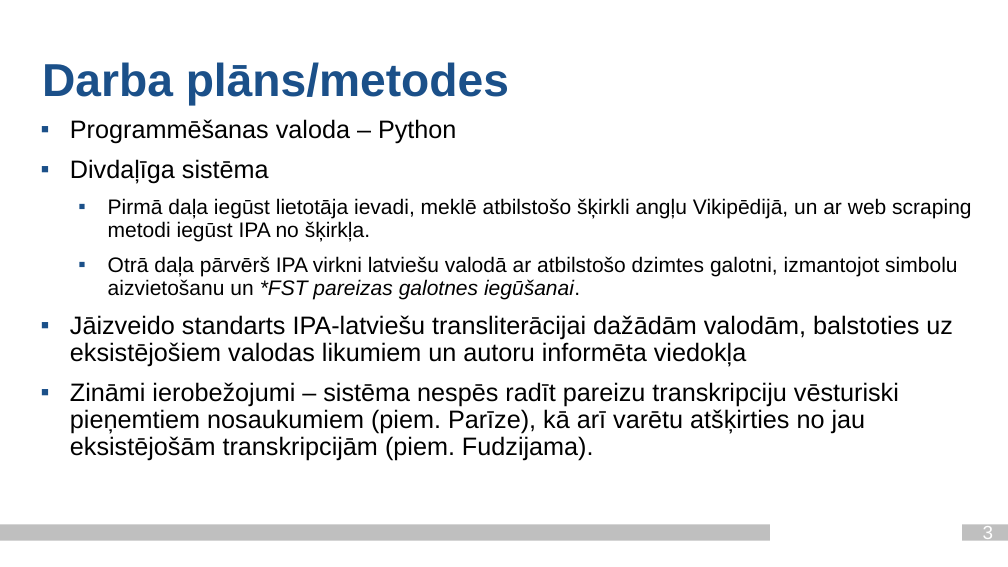
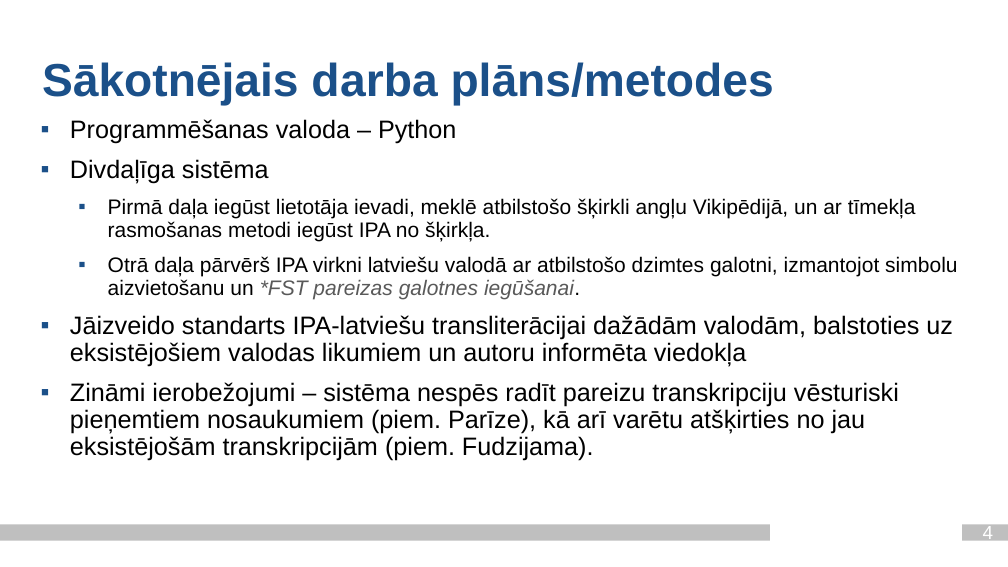
Before and after one commit to Paddlebear/valteh-ipa-translit, a slide deck: slide 4 of docs/valodasprez_2_ag21201_je21033.pptx (slide 3 before the commit). Drawn at 1008x567 pixels with LibreOffice and Linux fonts; fonts in the diff are those of the drawing; background and template pictures are left out. Boxes give left, top, right and bottom in pixels: in the first picture for what was removed or moved away, otherwise in the second. Text is boxed around its words. In the diff, an @@ line names an element or a change of style, - is before the commit and + after.

```diff
--- a/docs/valodasprez_2_ag21201_je21033.pptx
+++ b/docs/valodasprez_2_ag21201_je21033.pptx
@@ title at [42,62,774,106]: text changed @@
-Darba plāns/metodes
+Sākotnējais darba plāns/metodes
@@ text at [108,198,916,241]: text changed @@
-  ▪ Pirmā daļa iegūst lietotāja ievadi, meklē atbilstošo šķirkli angļu Vikipēdijā, un ar web scraping metodi iegūst IPA no šķirkļa.
+  ▪ Pirmā daļa iegūst lietotāja ievadi, meklē atbilstošo šķirkli angļu Vikipēdijā, un ar tīmekļa rasmošanas metodi iegūst IPA no šķirkļa.
@@ text at [108,256,957,299]: text colour #000000 to #595959 in "*FST pareizas galotnes iegūšanai." @@
@@ page number at [983,526,994,544]: text changed @@
-3
+4
```
Also in this commit, not shown: 7 other slides changed, 1 slide added, 2 other files.
